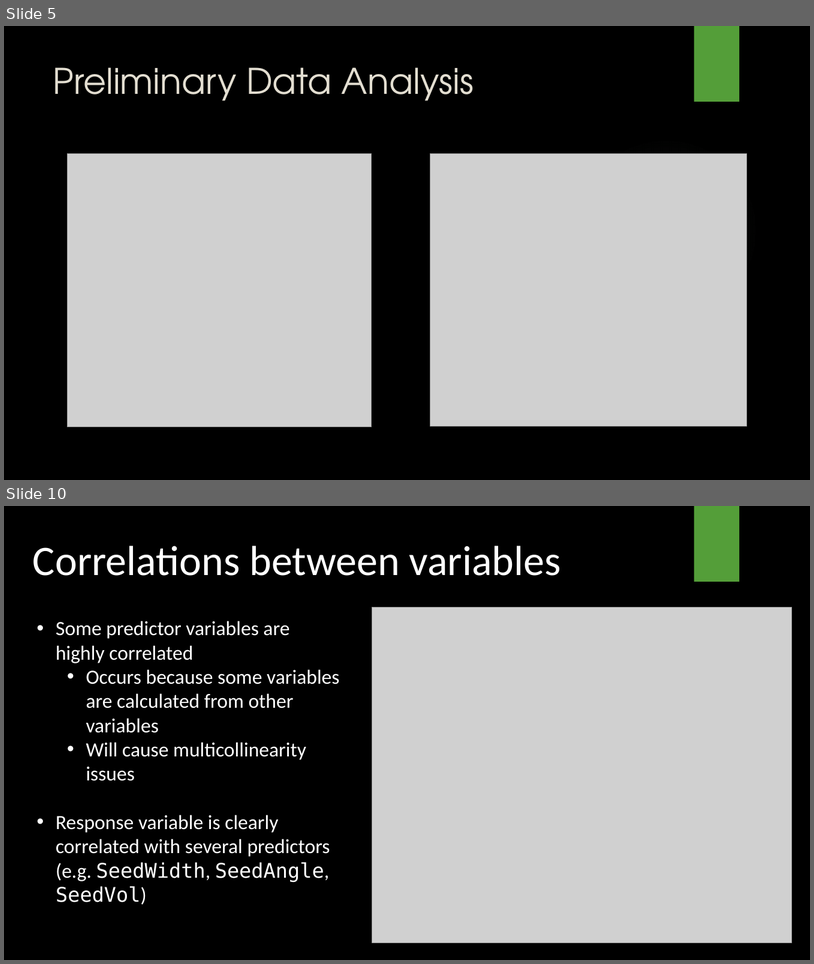
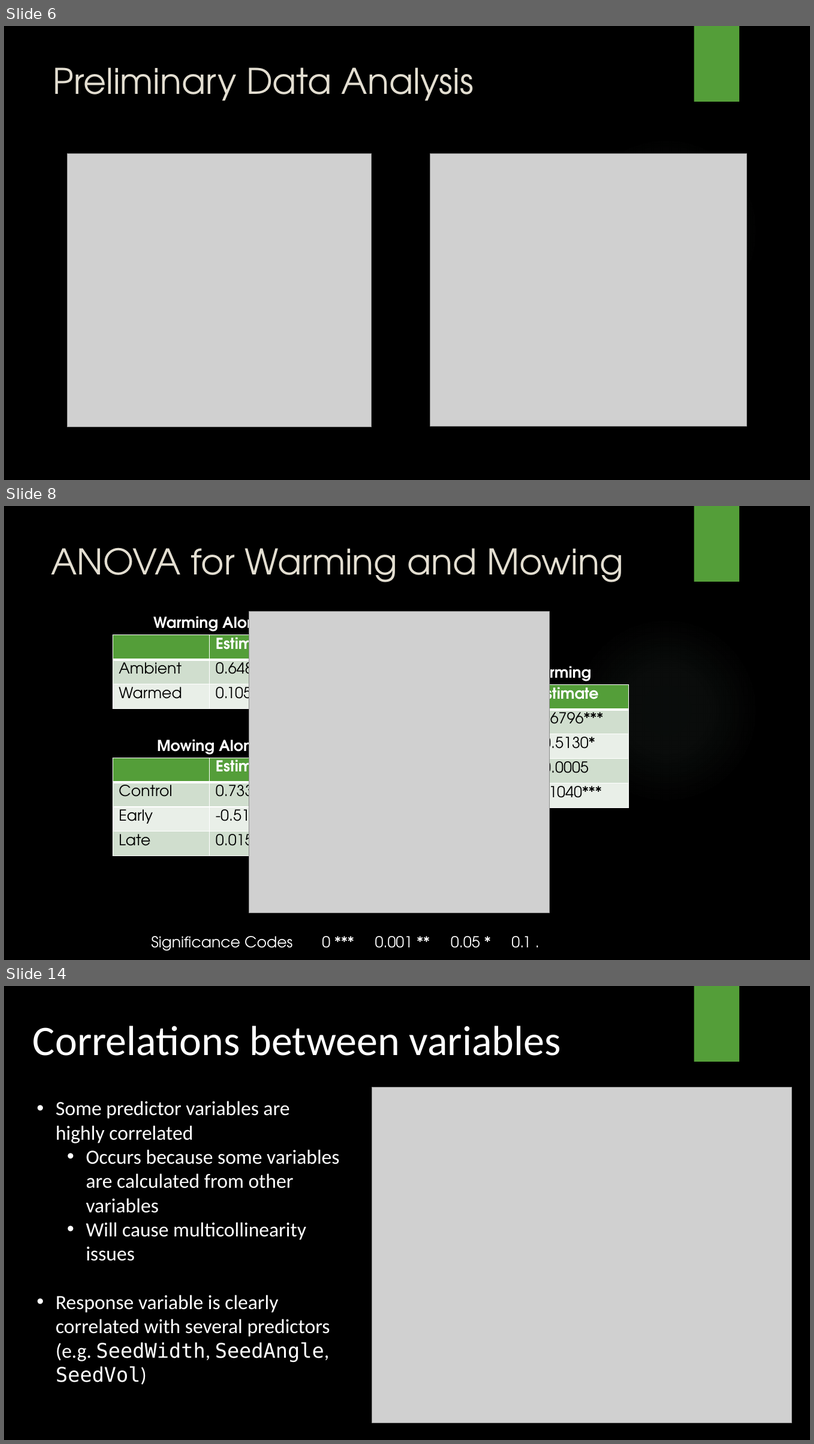
Before and after one commit to TrevorHD/CNSeedDrop, a slide deck: DreesHowerton_STAT501_Presentation.pptx. Shown one above the other, each under a label of ours: slides 5 and 10 before the commit, slides 6, 8 and 14 after it; the slides between them are not shown. The pictures are 814x964 and 814x1444 pixels, drawn with LibreOffice and Linux fonts; fonts in the diff are those of the drawing; grey boxes stand for pictures; background and template pictures are left out. Boxes give left, top, right and bottom in pixels: in the first picture for what was removed or moved away, otherwise in the second. Text is boxed around its words. In the diff, an @@ line names an element or a change of style, - is before the commit and + after.

```diff
--- a/DreesHowerton_STAT501_Presentation.pptx
+++ b/DreesHowerton_STAT501_Presentation.pptx
@@ slide 8 added at [4, 506, 810, 960], background picture (left out); not listed: 2 template elements that a slide beside it also shows @@
@@ title added at [51, 547, 477, 582], 42 pt, text #E3DED1 @@
+ANOVA for Warming and Mowing
@@ text added at [487, 548, 623, 684], 18 pt, text #FFFFFF, bold @@
+Mowing and Warming
@@ text added at [153, 612, 266, 634], 18 pt, text #FFFFFF, bold @@
+Warming Alone
@@ picture added at [249, 611, 549, 913] @@
@@ table added at [113, 635, 306, 709], 3 rows, 2 columns @@
+ | Estimate
+Ambient | 0.6489***
+Warmed | 0.1051***
@@ table added at [395, 684, 629, 807], 5 rows, 2 columns @@
+ | Estimate
+Ambient Control | 0.6796***
+Early Mow | -0.5130*
+Late Mow | -0.0005
+Warmed | 0.1040***
@@ text added at [157, 734, 262, 757], 18 pt, text #FFFFFF, bold @@
+Mowing Alone
@@ table added at [113, 757, 306, 856], 4 rows, 2 columns @@
+ | Estimate
+Control | 0.7333***
+Early | -0.5124*
+Late | 0.0152
@@ text added at [151, 936, 531, 951], 18 pt, text #FFFFFF @@
+Significance Codes 0 *** 0.001 ** 0.05 * 0.1 .
@@ what was slide 5 is now slide 6 @@
@@ what was slide 10 is now slide 14 @@
```
Also in this commit, not shown: 2 slides changed, 4 other slides added, 1 slide removed, 4 other files.
